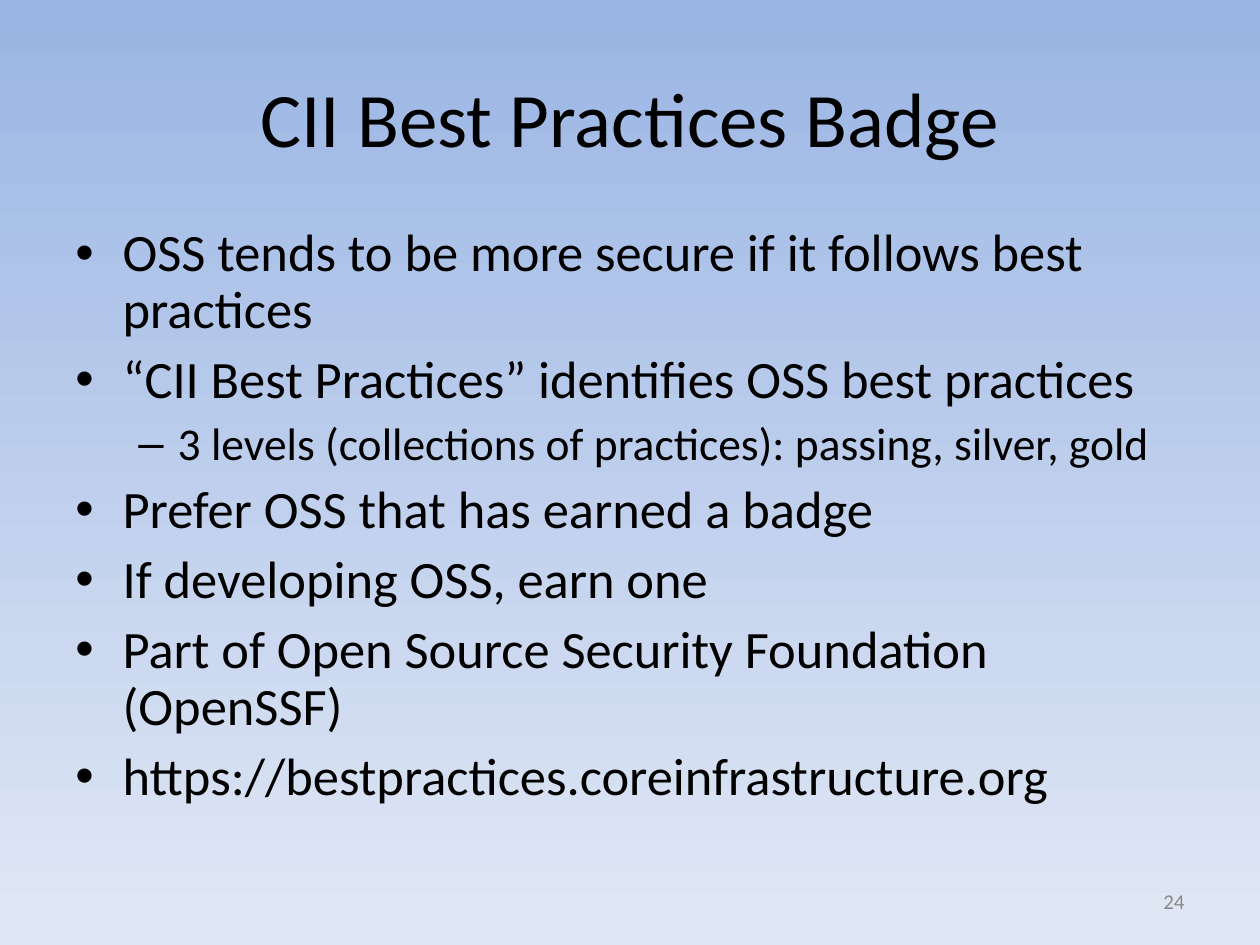
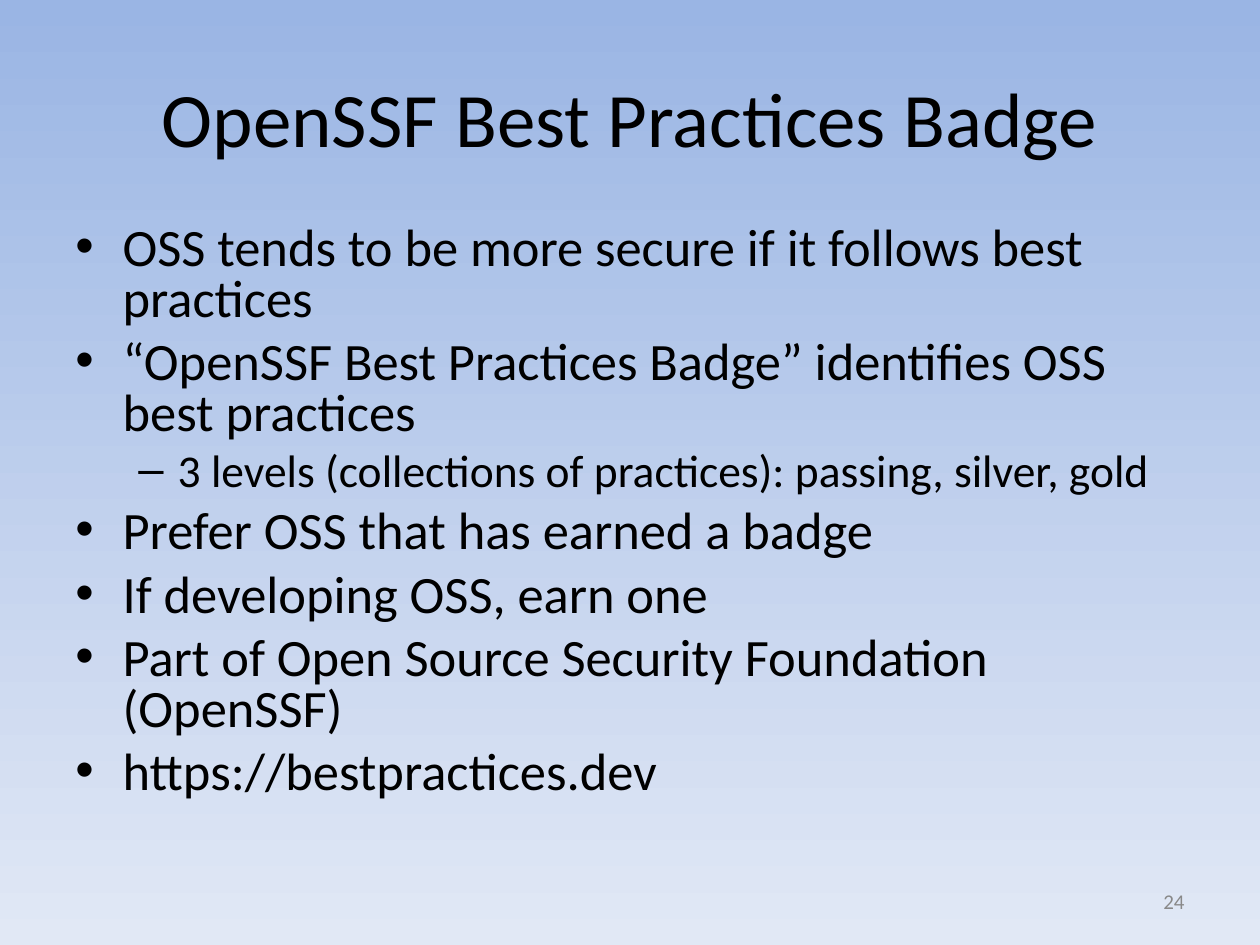
Before and after one commit to david-a-wheeler/david-a-wheeler.github.io, a slide deck: slide 24 of secure-class/presentations/Secure-Software-10-OSS.ppt. Drawn at 1260x945 pixels with LibreOffice and Linux fonts; fonts in the diff are those of the drawing. Boxes give left, top, right and bottom in pixels: in the first picture for what was removed or moved away, otherwise in the second. Text is boxed around its words. In the diff, an @@ line names an element or a change of style, - is before the commit and + after.

```diff
--- a/secure-class/presentations/Secure-Software-10-OSS.ppt
+++ b/secure-class/presentations/Secure-Software-10-OSS.ppt
@@ title at (162,93,1096,161): text changed @@
-CII Best Practices Badge
+OpenSSF Best Practices Badge
@@ text at (123,229,1148,736): line spacing 0.9 to 0.8 @@
@@ text at (123,342,1106,440): text changed @@
-• “CII Best Practices” identifies OSS best practices
+• “OpenSSF Best Practices Badge” identifies OSS best practices
@@ text at (123,753,657,799): text changed @@
-• https://bestpractices.coreinfrastructure.org
+• https://bestpractices.dev
```
Also in this commit, not shown: 2 other slides changed, 5 other files.
